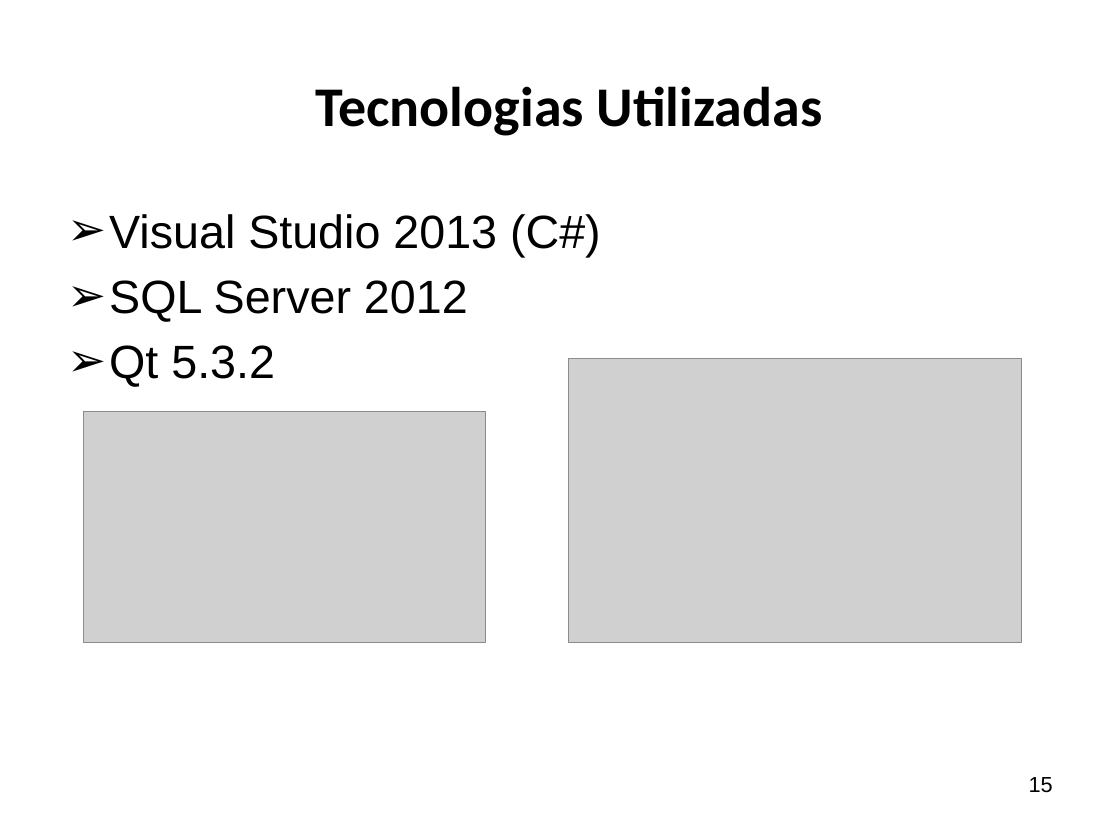
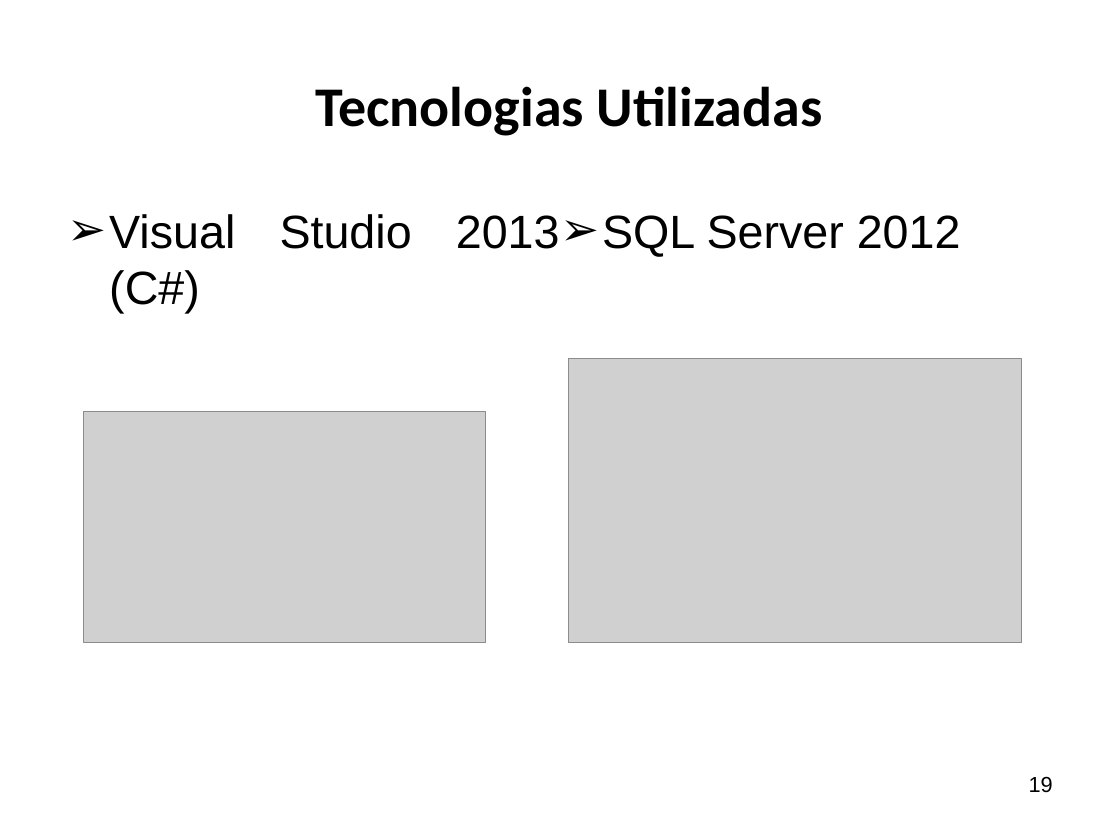
Before and after one commit to ricardopetrere/TCC_FTT, a slide deck: slide 19 of documentos/Apresentação Banca.pptx (slide 15 before the commit). Drawn at 1120x840 pixels with LibreOffice and Linux fonts; fonts in the diff are those of the drawing; grey boxes stand for pictures; background and template pictures are left out. Boxes give left, top, right and bottom in pixels: in the first picture for what was removed or moved away, otherwise in the second. Text is boxed around its words. In the diff, an @@ line names an element or a change of style, - is before the commit and + after.

```diff
--- a/documentos/Apresentação Banca.pptx
+++ b/documentos/Apresentação Banca.pptx
@@ text "Visual Studio 2013 (C#)" at bbox=[109, 214, 961, 257]: columns 1 to 2 @@
@@ text at bbox=[109, 345, 275, 387]: paragraph removed @@
-➢ Qt 5.3.2
@@ page number at bbox=[1029, 776, 1053, 793]: text changed @@
-15
+19
```
Also in this commit, not shown: 6 other slides changed, 9 slides added, 3 slides removed.
